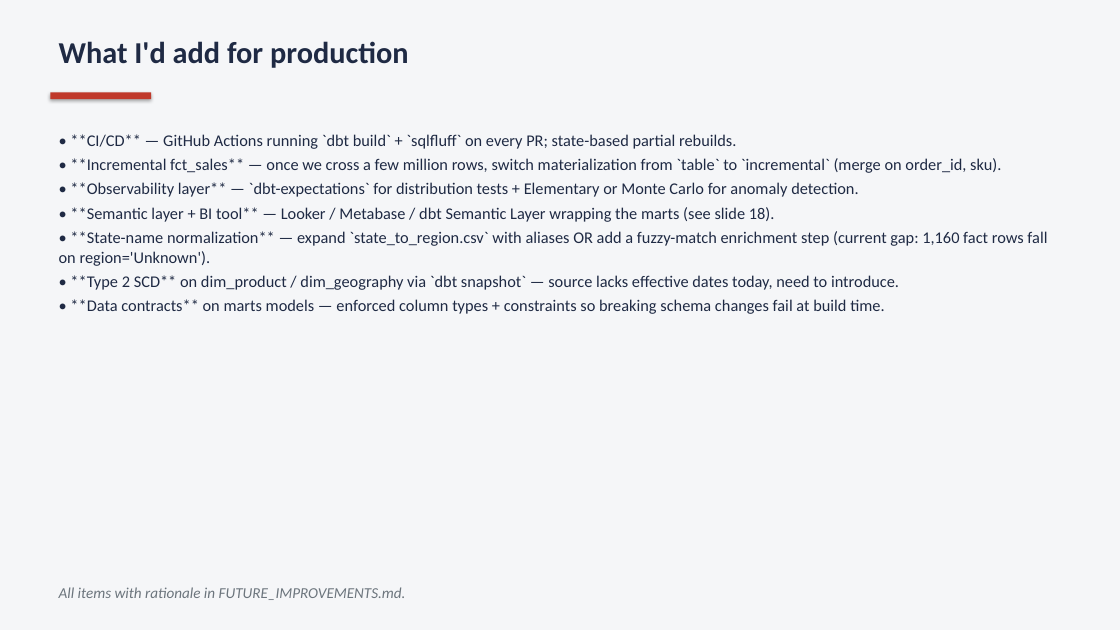
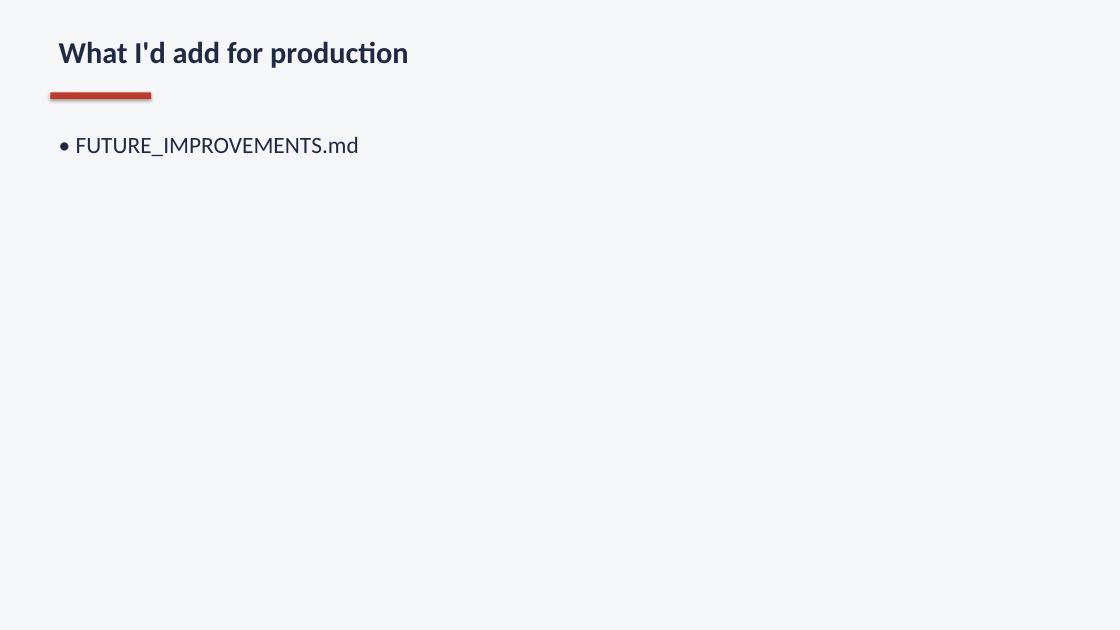
Before and after one commit to elenatasdighi/fashionable-analytics-assessment, a slide deck: slide 20 of presentations/final_deck.pptx (slide 21 before the commit). Drawn at 1120x630 pixels with LibreOffice and Linux fonts; fonts in the diff are those of the drawing. Boxes give left, top, right and bottom in pixels: in the first picture for what was removed or moved away, otherwise in the second. Text is boxed around its words. In the diff, an @@ line names an element or a change of style, - is before the commit and + after.

```diff
--- a/presentations/final_deck.pptx
+++ b/presentations/final_deck.pptx
@@ text at [76, 136, 359, 156]: text changed; size 14 to 20 pt @@
-• **CI/CD** — GitHub Actions running `dbt build` + `sqlfluff` on every PR; state-based partial rebuilds.
-• **Incremental fct_sales** — once we cross a few million rows, switch materialization from `table` to `incremental` (merge on order_id, sku).
-• **Observability layer** — `dbt-expectations` for distribution tests + Elementary or Monte Carlo for anomaly detection.
-• **Semantic layer + BI tool** — Looker / Metabase / dbt Semantic Layer wrapping the marts (see slide 18).
-• **State-name normalization** — expand `state_to_region.csv` with aliases OR add a fuzzy-match enrichment step (current gap: 1,160 fact rows fall on region='Unknown').
-• **Type 2 SCD** on dim_product / dim_geography via `dbt snapshot` — source lacks effective dates today, need to introduce.
-• **Data contracts** on marts models — enforced column types + constraints so breaking schema changes fail at build time.
+• FUTURE_IMPROVEMENTS.md
@@ text removed at [59, 587, 406, 600] @@
-All items with rationale in FUTURE_IMPROVEMENTS.md.
```
Also in this commit, not shown: 4 other slides changed, 1 slide removed, 9 other files.
